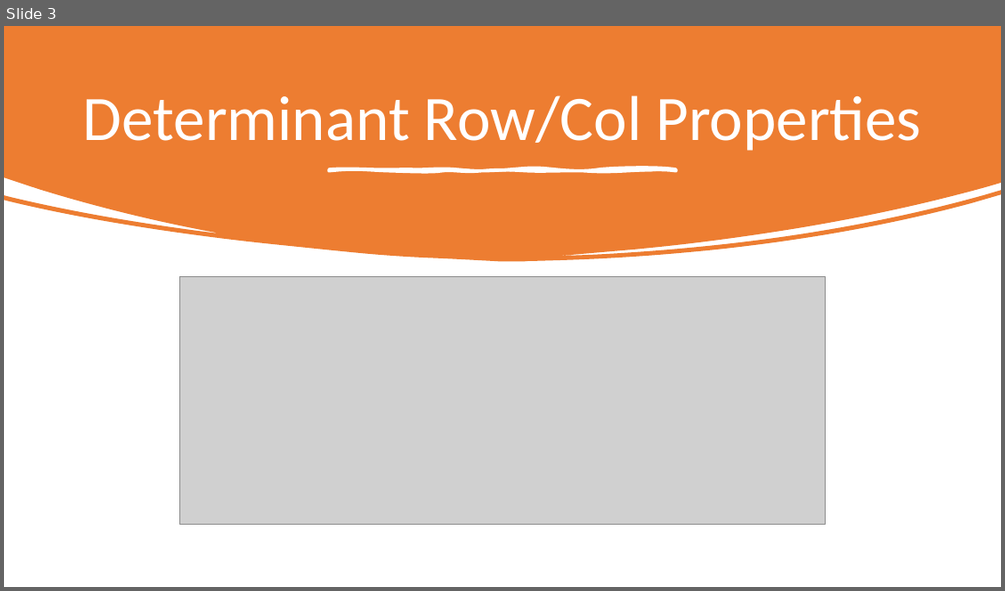
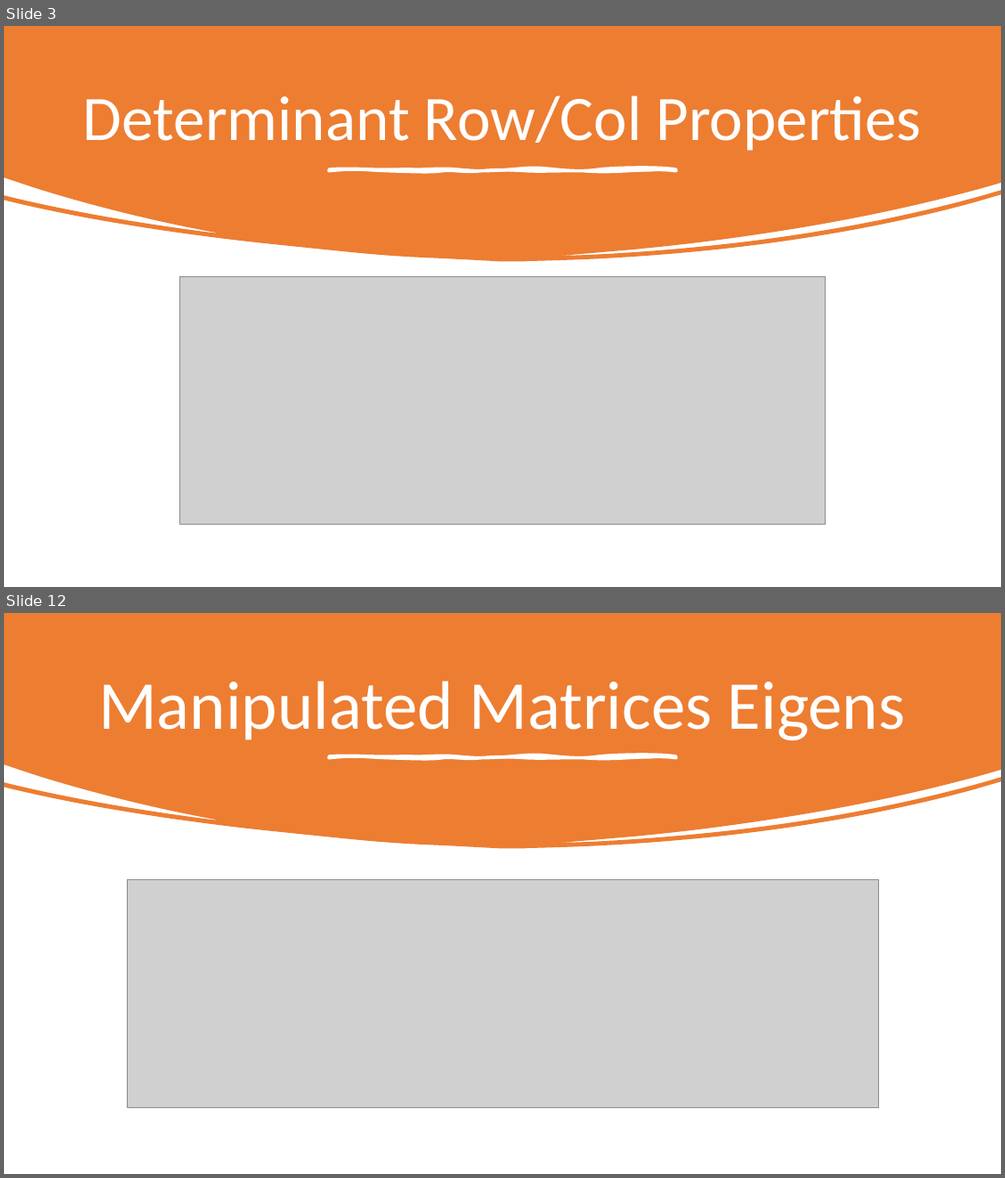
Before and after one commit to Jeffchen54/Linear-Definitions-and-Theorems, a slide deck: Unit 5-6 Theorems.pptx. Shown one above the other, each under a label of ours: slide 3 before the commit, slides 3 and 12 after it; the slides between them are not shown. The pictures are 1005x591 and 1005x1178 pixels, drawn with LibreOffice and Linux fonts; fonts in the diff are those of the drawing; grey boxes stand for pictures. Boxes give left, top, right and bottom in pixels: in the first picture for what was removed or moved away, otherwise in the second. Text is boxed around its words. In the diff, an @@ line names an element or a change of style, - is before the commit and + after.

```diff
--- a/Unit 5-6 Theorems.pptx
+++ b/Unit 5-6 Theorems.pptx
@@ slide 12 added at [4,613,1001,1174], background #FFFFFF @@
@@ freeform shape added at [4,613,1001,849], fill #ED7D31 @@
@@ title added at [98,681,906,741], 66 pt, text #FFFFFF @@
+Manipulated Matrices Eigens
@@ freeform shape added at [329,756,676,758], fill #FFFFFF, outline #FFFFFF 3 pt @@
@@ picture added at [127,880,878,1107] @@
```
Also in this commit, not shown: 25 other slides added, 1 other file.
